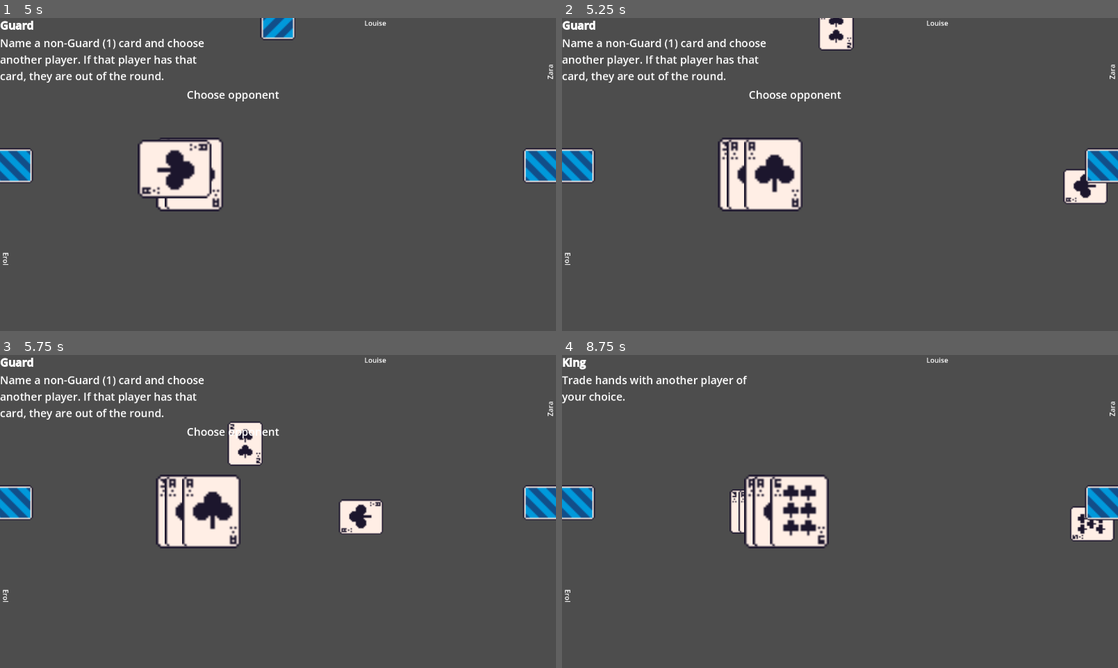
Above: before the commit, frames 1-4 (two rows, left to right).
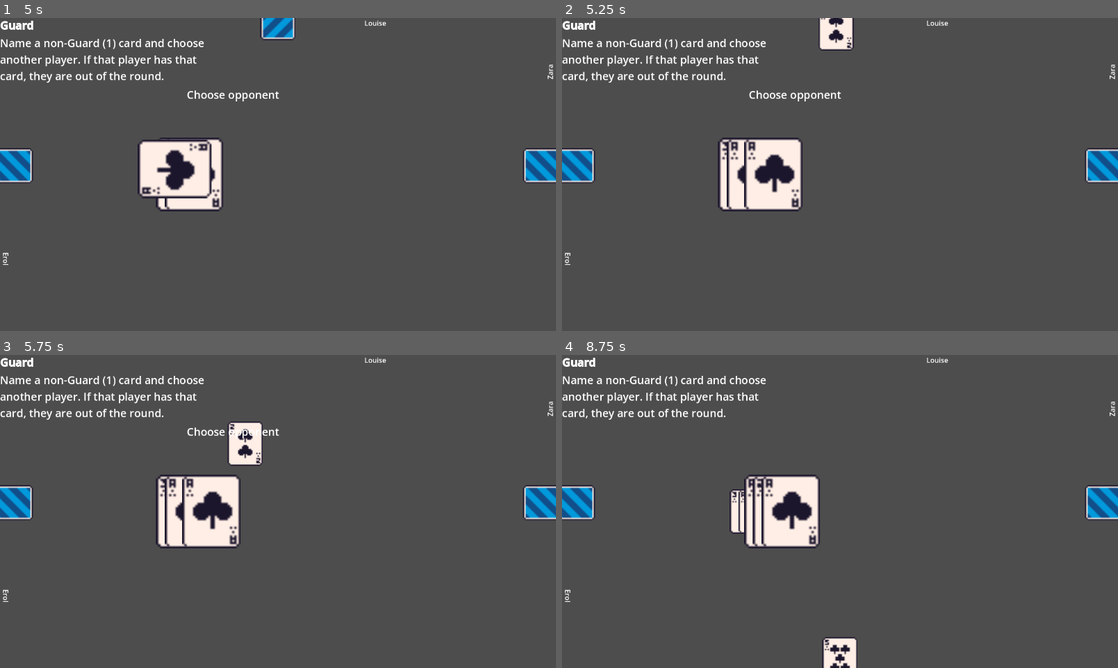
Above: after the commit, the same moments.

Repository: maxnovak/love-letter
Game: Godot game, scene res://Game.tscn
Two runs of this game, one before a commit and one after it. Both use one fixed random seed, a clock stepped at 60 frames per second and the inputs below.
Inputs (mouse positions are in pixels of both pictures, inside the frame that each line leads up to):
- Up to frame 1 (5 s): click "Start Game" at 0.5 s; tap Enter at 1.25 s; move the mouse to (278, 321) at 1.27 s; click (278, 321) at 1.42 s; tap Space at 2 s; move the mouse to (255, 321) at 2.02 s; click (255, 321) at 2.17 s; move the mouse to (278, 321) at 2.77 s; click (278, 321) at 2.92 s; move the mouse to (183, 174) at 3.52 s; click (183, 174) at 3.67 s; click (183, 174) at 4.42 s
- Up to frame 2 (5.25 s): move the mouse to (756, 174) at 5.02 s; click (756, 174) at 5.17 s
- Up to frame 3 (5.75 s): no input
- Up to frame 4 (8.75 s): move the mouse to (773, 511) at 5.77 s; click (773, 511) at 5.92 s; move the mouse to (784, 511) at 6.52 s; click (784, 511) at 6.67 s; click (784, 511) at 7.42 s; tap Enter at 8 s; move the mouse to (801, 511) at 8.02 s; click (801, 511) at 8.17 s

Frame 1 is identical in both runs. In frame 2, 0.7% of the frame differs, in the area x 90-99%, y 48-60%; in frame 3, 0.9%; in frame 4, 4.4%, in the area x 0-100%, y 0-100%.
Error before the commit: Attempt to call function '_get_card' in base 'null instance' on a null instance. (res://Table.gd:274)
Error after the commit: Attempt to call function '_get_card' in base 'null instance' on a null instance. (res://Table.gd:276)

Commit message:
Fix player skip bug
If a player removed a player before them in the turn order the next
player was being skipped, because of the global turn counter being used.
Bug e.g.
Players: [p1 p2 p3 p4]
On p2's turn (turn 2 globally) p1 is removed the turn counter would go
up to 3 which when compared to the size of the array means p3 would be
skipped and p4 would go next.

Diff:
--- a/Table.gd
+++ b/Table.gd
@@ -2,6 +2,7 @@
 
 var deck := []
 var turn = 0
+var current_player
 var turnOrder := []
 var dealCard = false
 
@@ -24,7 +25,8 @@
 	create_deck()
 	deck.shuffle()
 	deal_starting_cards()
-	deal_card(turnOrder[turn])
+	current_player = turnOrder[turn]
+	deal_card(current_player)
 
 func createOpponent(playerName: String, location: String) -> Node2D:
 	var opponent = OpponentScene.instantiate()
@@ -70,7 +72,7 @@
 	player.add_child(newCard, true)
 
 func on_Card_click(cardType, cardToRemove):
-	if turnOrder[turn % turnOrder.size()] != $PlayersHand:
+	if current_player != $PlayersHand:
 		return
 	if $PlayersHand.get_child_count() == 1:
 		return
@@ -101,10 +103,10 @@
 				var playersCard = player.find_child("Card*", true, false)
 				playersCard._set_visible(false)
 	turn += 1
+	current_player = turnOrder[(turnOrder.find(current_player) + 1) % turnOrder.size()]
 	dealCard = true
 
 func _process(_delta):
-	var current_player = turnOrder[turn % turnOrder.size()]
 	if deck.size() <= 1 && current_player.find_children("Card*", "Node2D", true, false).size() == 1:
 		var winner = Global.findWinner(turnOrder, true)
 		if winner == $PlayersHand:
@@ -121,7 +123,7 @@
 		return
 
 	if dealCard == true:
-		deal_card(turnOrder[turn % turnOrder.size()])
+		deal_card(current_player)
 		if current_player != $PlayersHand:
 			# Bad AI for Opponent
 			var cards = current_player.find_children("Card*", "Node2D", true, false)
@@ -134,7 +136,7 @@
 			if !playedCard.hover_over_card.is_connected($HUD._on_players_hand_text):
 				playedCard.hover_over_card.connect($HUD._on_players_hand_text)
 			await animate_card_play(playedCard)
-			resolveCard(current_player, playedCard._get_card())
+			await resolveCard(current_player, playedCard._get_card())
 			next_player()
 
 func animate_card_play(card):
